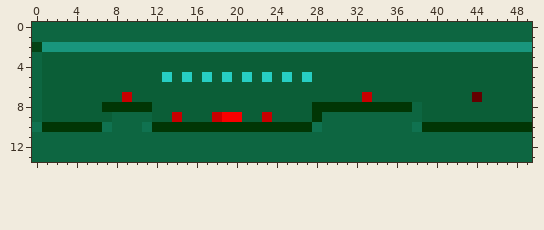
A pixel-art sprite gets an edit: res/lvls/4.png. That is the earlier state.
The file is 50x14 pixels. Colours within 5 levels of each other are drawn and written as one.
The same view after the edit:
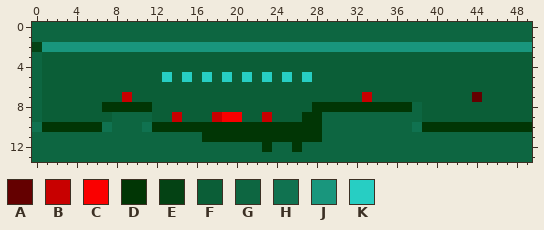
Palette (. is transparent): A #640000  B #c80000  C #fa0000  D #013605  E #044214  F #0b5e37  G #0d6641  H #107250  J #19967d  K #27cec3
The edit:
The author changed colour F to colour D in row 9 at x 27.
The author changed colour G to colour D in row 11 at x 17 to 28; in row 12 at x 23 and 26.
The author changed colour H to colour D in row 10 at x 28.
Changed places in both pictures, as pixel boxes (x1, y1, x2, y2):
changed: (202, 112, 322, 152)
